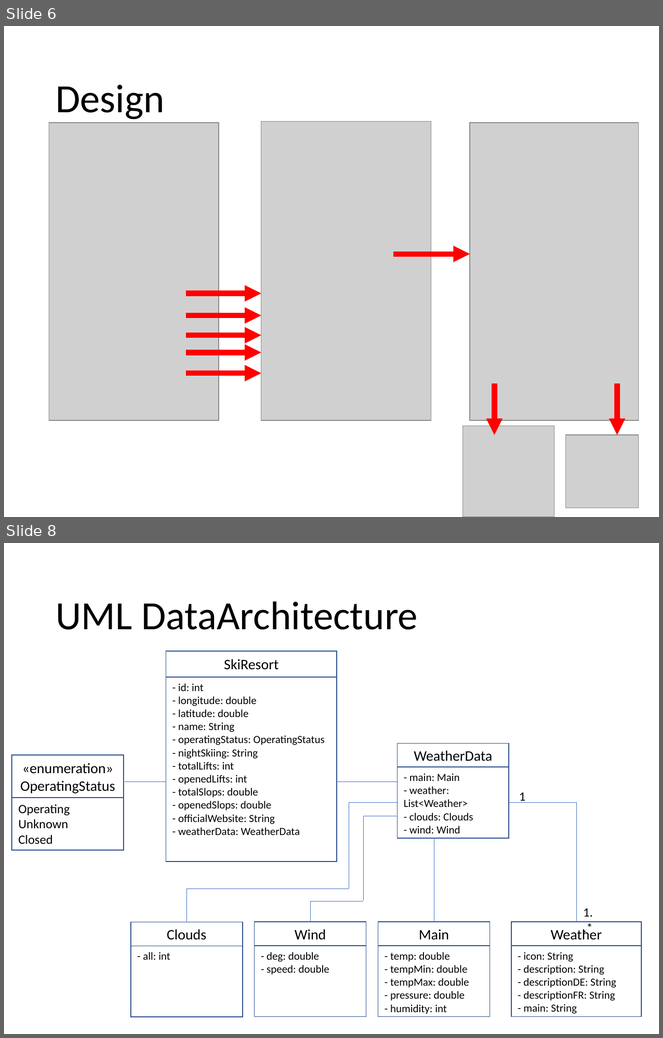
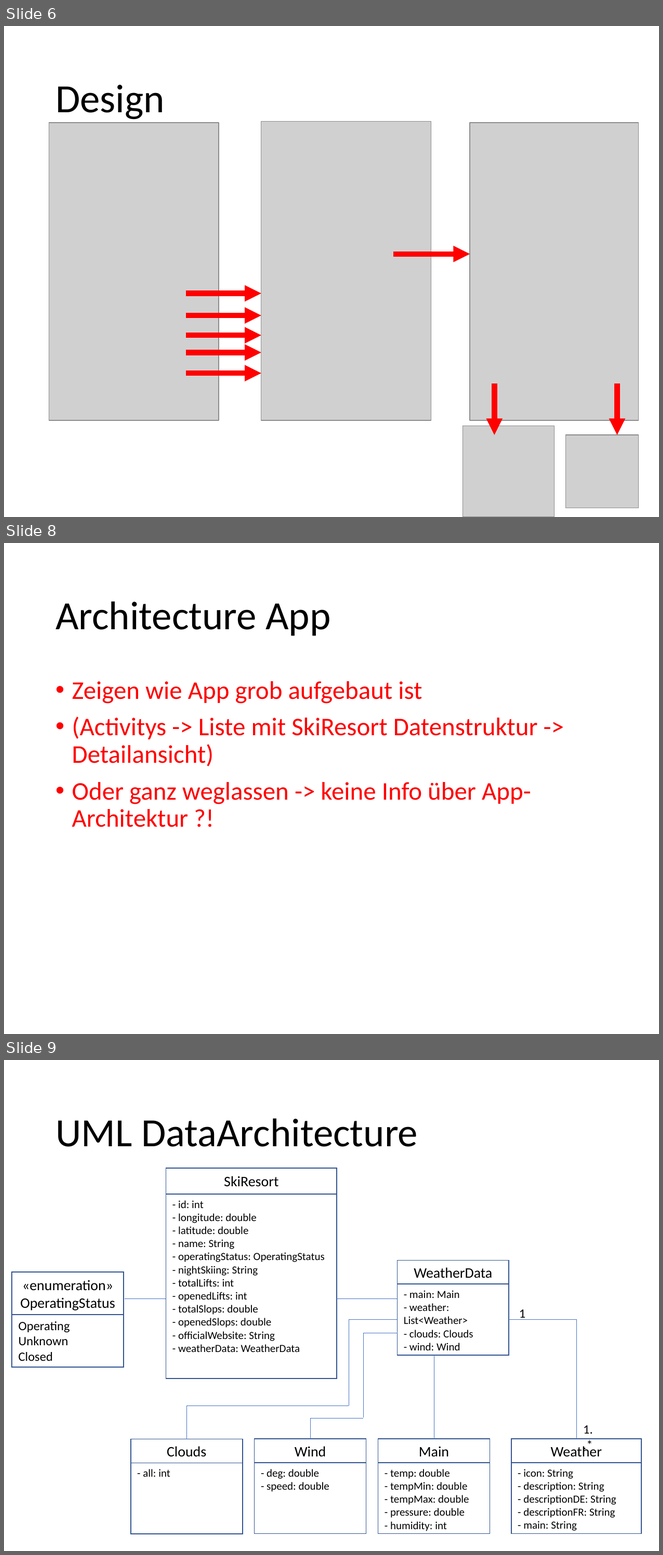
Before and after one commit to MSE-MobOP/Ski-Compass, a slide deck: Documents/Presentation/Presentation.pptx. Shown one above the other, each under a label of ours: slides 6 and 8 before the commit, slides 6, 8 and 9 after it; the slides between them are not shown. The pictures are 663x1038 and 663x1555 pixels, drawn with LibreOffice and Linux fonts; fonts in the diff are those of the drawing; grey boxes stand for pictures. Boxes give left, top, right and bottom in pixels: in the first picture for what was removed or moved away, otherwise in the second. Text is boxed around its words. In the diff, an @@ line names an element or a change of style, - is before the commit and + after.

Commit message:
Added slide for app-architecture. Minor changes in slide flow.

```diff
--- a/Documents/Presentation/Presentation.pptx
+++ b/Documents/Presentation/Presentation.pptx
@@ slide 8 added at bbox=[4, 543, 659, 1034], background #FFFFFF @@
@@ title added at bbox=[55, 601, 331, 636], 44 pt, text #000000 @@
+Architecture App
@@ text added at bbox=[72, 681, 538, 827], 28 pt, text #FF0000 @@
+• Zeigen wie App grob aufgebaut ist
+• (Activitys -> Liste mit SkiResort Datenstruktur -> Detailansicht)
+• Oder ganz weglassen -> keine Info über App-Architektur ?!
@@ what was slide 8 is now slide 9 @@
```
Also in this commit, not shown: 2 slides changed, 1 other slide added, 1 slide removed.
